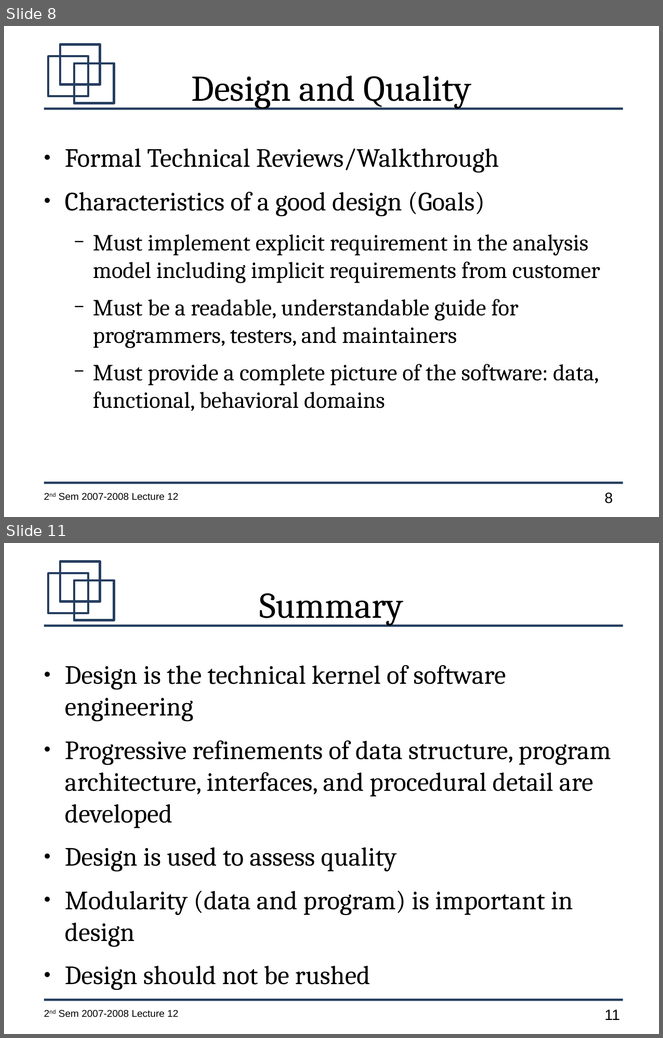
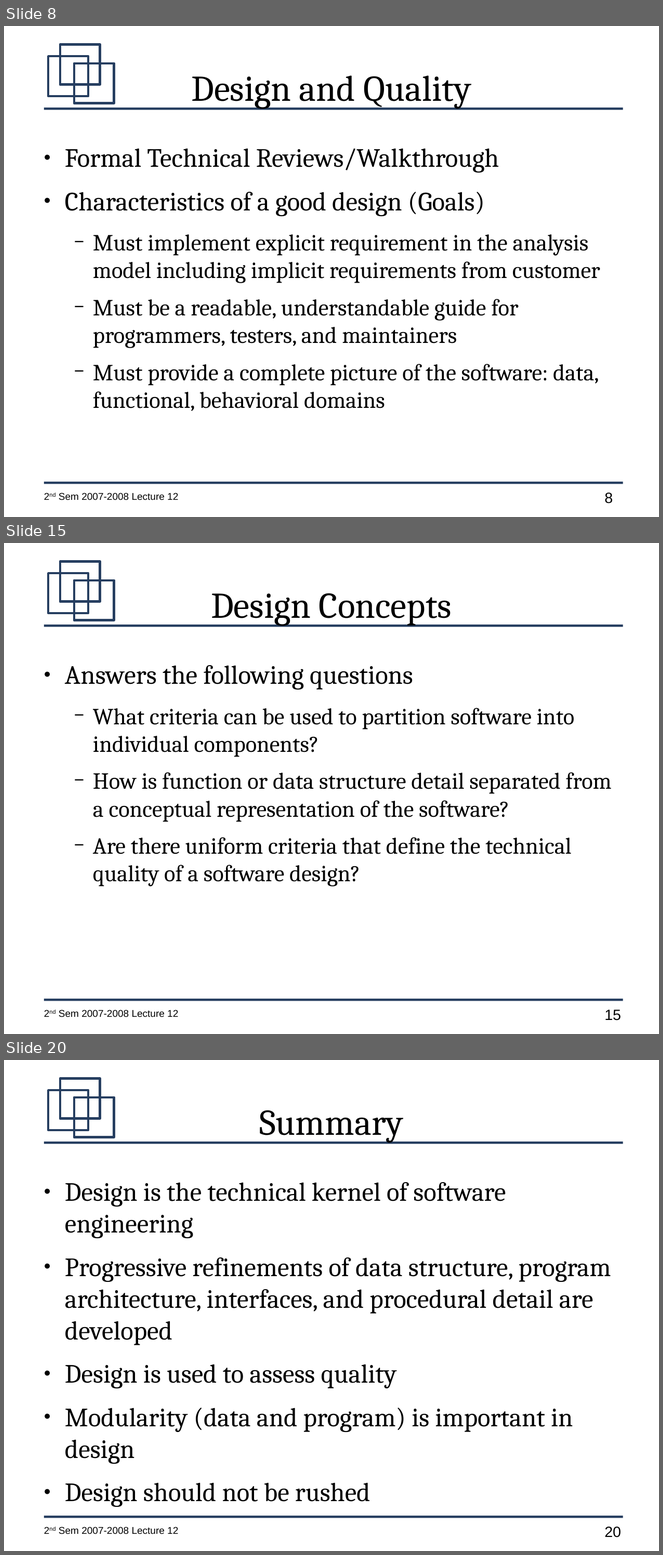
Before and after one commit to jachermocilla/jach-homepage, a slide deck: CMSC128-2nd-Sem-2007-L13.odp. Shown one above the other, each under a label of ours: slides 8 and 11 before the commit, slides 8, 15 and 20 after it; the slides between them are not shown. The pictures are 663x1038 and 663x1555 pixels, drawn with LibreOffice and Linux fonts; fonts in the diff are those of the drawing. Boxes give left, top, right and bottom in pixels: in the first picture for what was removed or moved away, otherwise in the second. Text is boxed around its words. In the diff, an @@ line names an element or a change of style, - is before the commit and + after.

```diff
--- a/CMSC128-2nd-Sem-2007-L13.odp
+++ b/CMSC128-2nd-Sem-2007-L13.odp
@@ slide 15 added at (4, 543, 659, 1034), background #FFFFFF; not listed: 7 template elements that a slide beside it also shows @@
@@ title added at (211, 593, 452, 626), 44 pt, text #000000 @@
+Design Concepts
@@ text added at (65, 665, 611, 887), 28 pt, text #000000 @@
+● Answers the following questions
+  − What criteria can be used to partition software into individual components?
+  − How is function or data structure detail separated from a conceptual representation of the software?
+  − Are there uniform criteria that define the technical quality of a software design?
@@ what was slide 11 is now slide 20 @@
@@ page number at (605, 1527, 621, 1538): text changed @@
-11
+20
```
Also in this commit, not shown: 2 slides changed, 8 other slides added.
